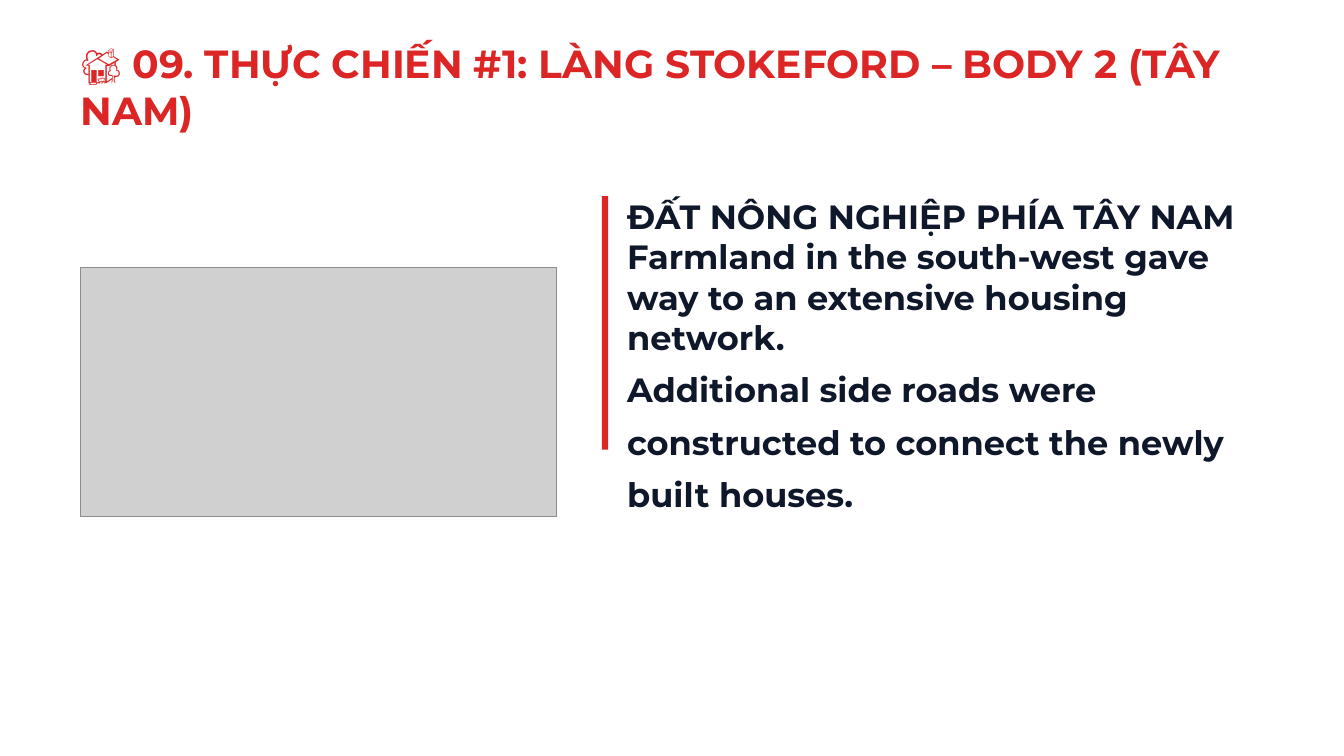
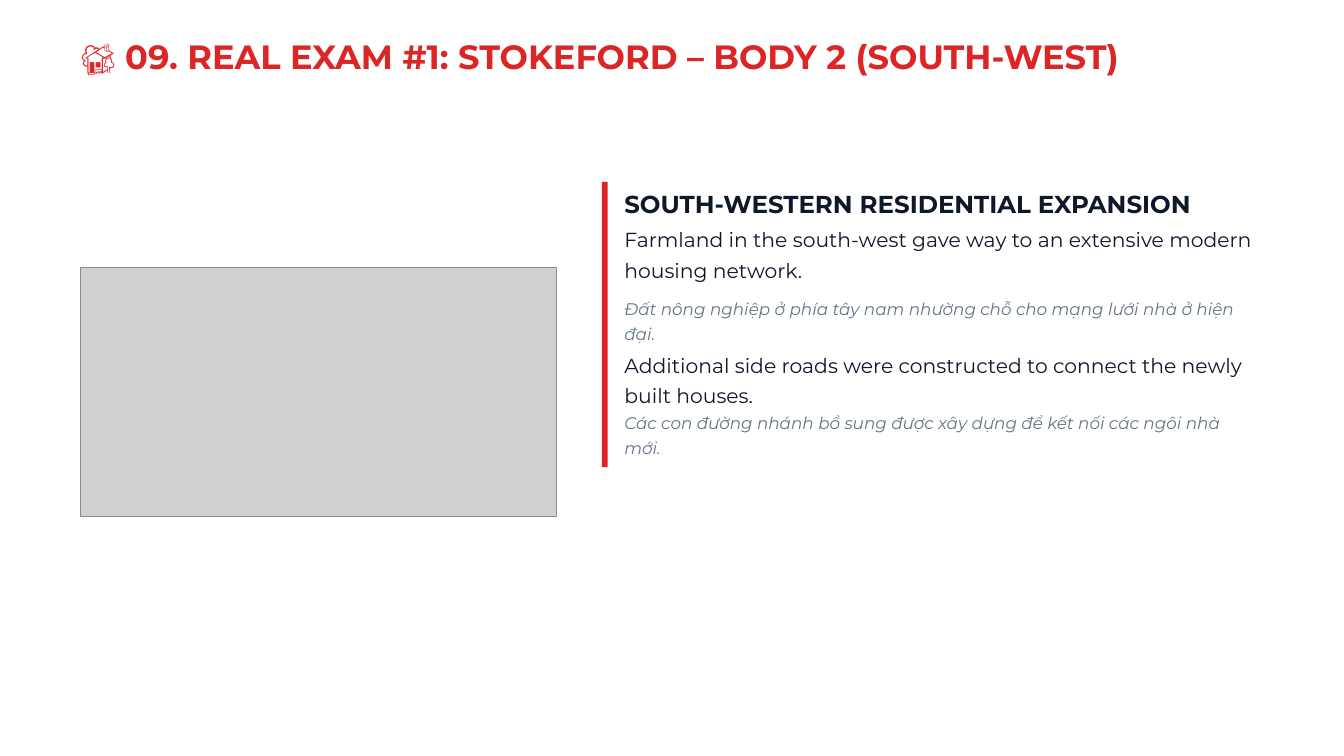
Before and after one commit to snowflake-vibing/KnowledgeLibrary, a slide deck: slide 37 of IELTS/07_YouTube_Studio/01_Slides_Writing_Task1_Map.pptx. Drawn at 1344x756 pixels with LibreOffice and Linux fonts; fonts in the diff are those of the drawing; grey boxes stand for pictures. Boxes give left, top, right and bottom in pixels: in the first picture for what was removed or moved away, otherwise in the second. Text is boxed around its words. In the diff, an @@ line names an element or a change of style, - is before the commit and + after.

```diff
--- a/IELTS/07_YouTube_Studio/01_Slides_Writing_Task1_Map.pptx
+++ b/IELTS/07_YouTube_Studio/01_Slides_Writing_Task1_Map.pptx
@@ text at <box>125,44,1119,76</box>: text changed; size 28 to 24 pt @@
-🏡 09. THỰC CHIẾN #1: LÀNG STOKEFORD – BODY 2 (TÂY NAM)
+🏡 09. REAL EXAM #1: STOKEFORD – BODY 2 (SOUTH-WEST)
@@ rectangle: place and size @@
-rectangle at <box>602,196,608,450</box>
+rectangle at <box>602,182,608,468</box>
@@ text at <box>624,195,1251,454</box>: text changed; size 20 to 14.5 pt; bold off; italic off @@
-ĐẤT NÔNG NGHIỆP PHÍA TÂY NAM
-Farmland in the south-west gave way to an extensive housing network.
-Additional side roads were constructed to connect the newly built houses.
+SOUTH-WESTERN RESIDENTIAL EXPANSION
+Farmland in the south-west gave way to an extensive modern housing network.
+Đất nông nghiệp ở phía tây nam nhường chỗ cho mạng lưới nhà ở hiện đại.
+Additional side roads were constructed to connect the newly built houses.
+Các con đường nhánh bổ sung được xây dựng để kết nối các ngôi nhà mới.
```
Also in this commit, not shown: 29 other slides changed, 11 slides added, 11 slides removed, 8 other files.
